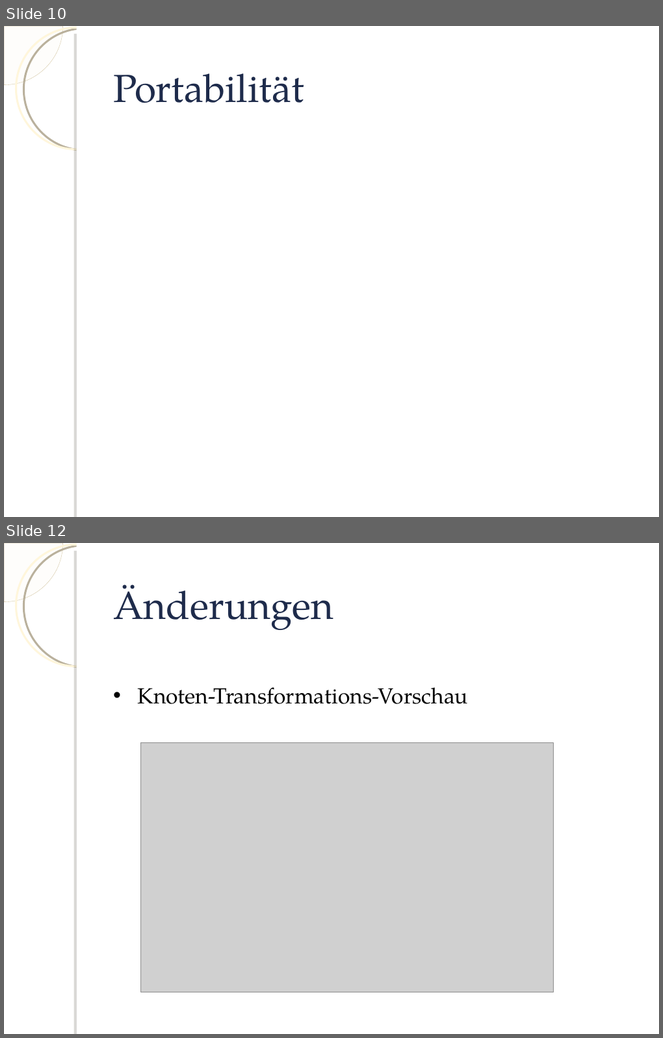
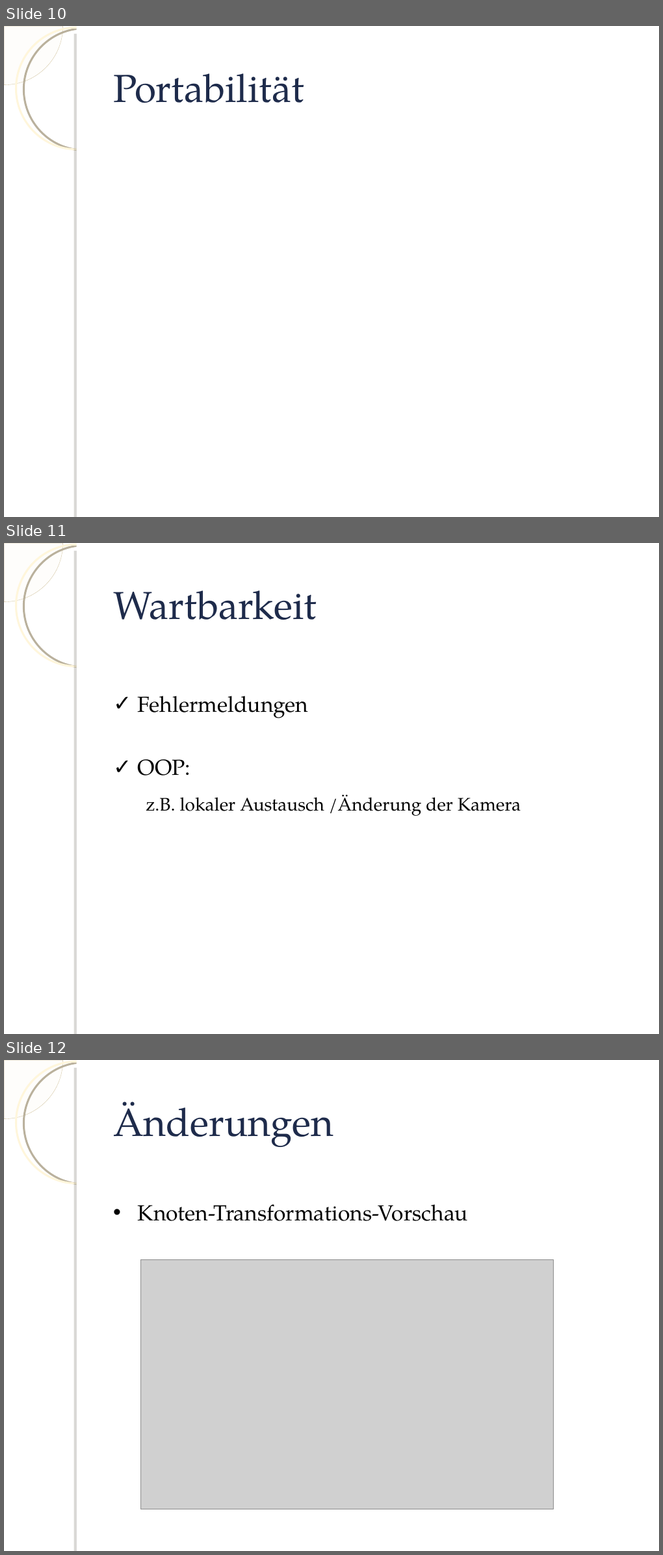
Before and after one commit to knot3/knot3-qualitaetssicherung, a slide deck: Praesentation/Praesentation.ppt. Shown one above the other, each under a label of ours: slides 10 and 12 before the commit, slides 10, 11 and 12 after it; the slides between them are not shown. The pictures are 663x1038 and 663x1555 pixels, drawn with LibreOffice and Linux fonts; fonts in the diff are those of the drawing; grey boxes stand for pictures; background and template pictures are left out. Boxes give left, top, right and bottom in pixels: in the first picture for what was removed or moved away, otherwise in the second. Text is boxed around its words. In the diff, an @@ line names an element or a change of style, - is before the commit and + after.

```diff
--- a/Praesentation/Praesentation.ppt
+++ b/Praesentation/Praesentation.ppt
@@ slide 11 added at <box>4,543,659,1034</box>, background picture (left out); not listed: 4 template elements that a slide beside it also shows @@
@@ title added at <box>113,590,317,620</box>, 43 pt, text #1E2B4B @@
+Wartbarkeit
@@ text added at <box>138,696,521,816</box>, 20 pt, text #000000 @@
+✓ Fehlermeldungen
+✓ OOP:
+  z.B. lokaler Austausch /Änderung der Kamera
```
Also in this commit, not shown: 1 slide changed, 1 other slide added, 1 slide removed.
